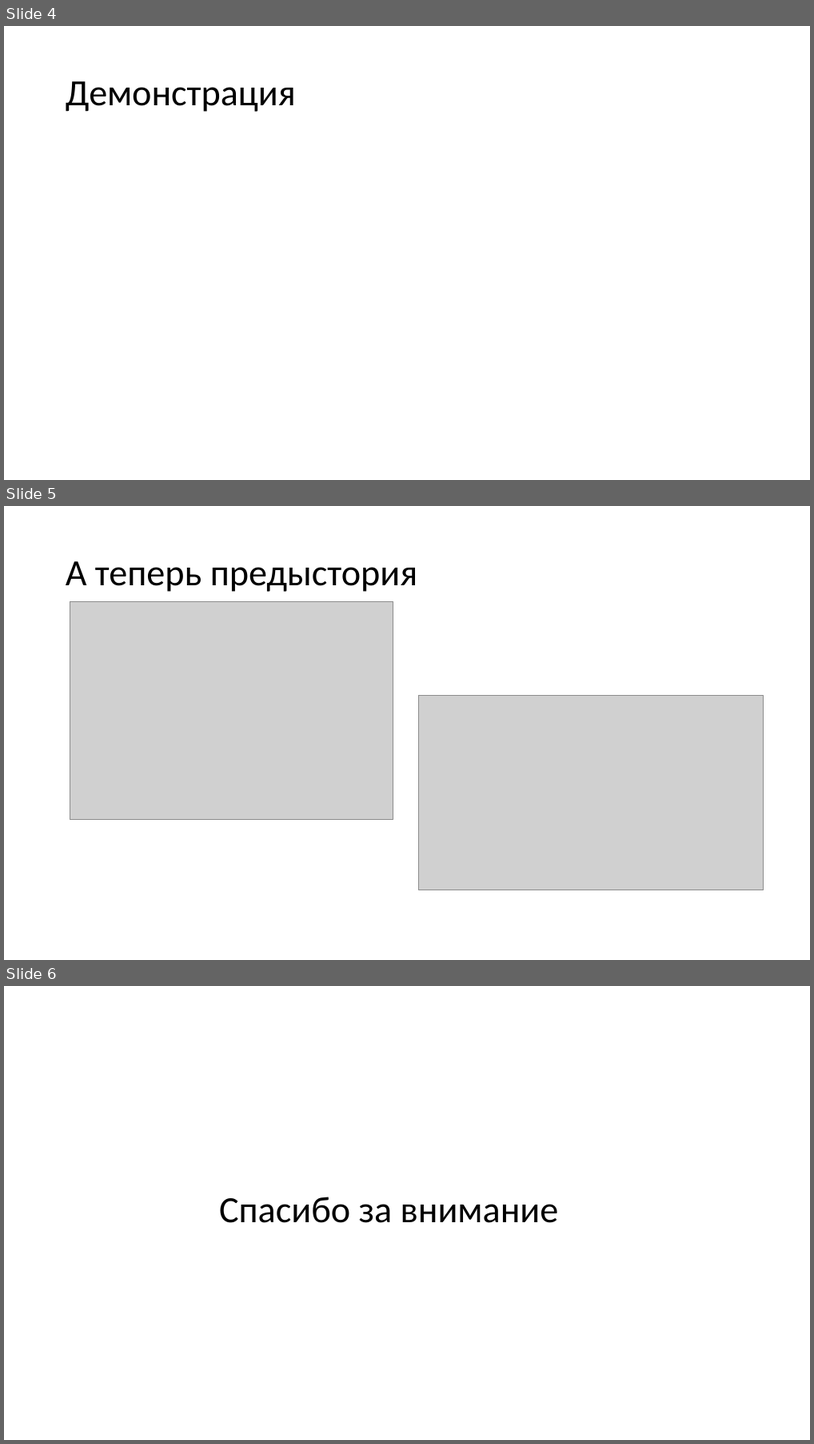
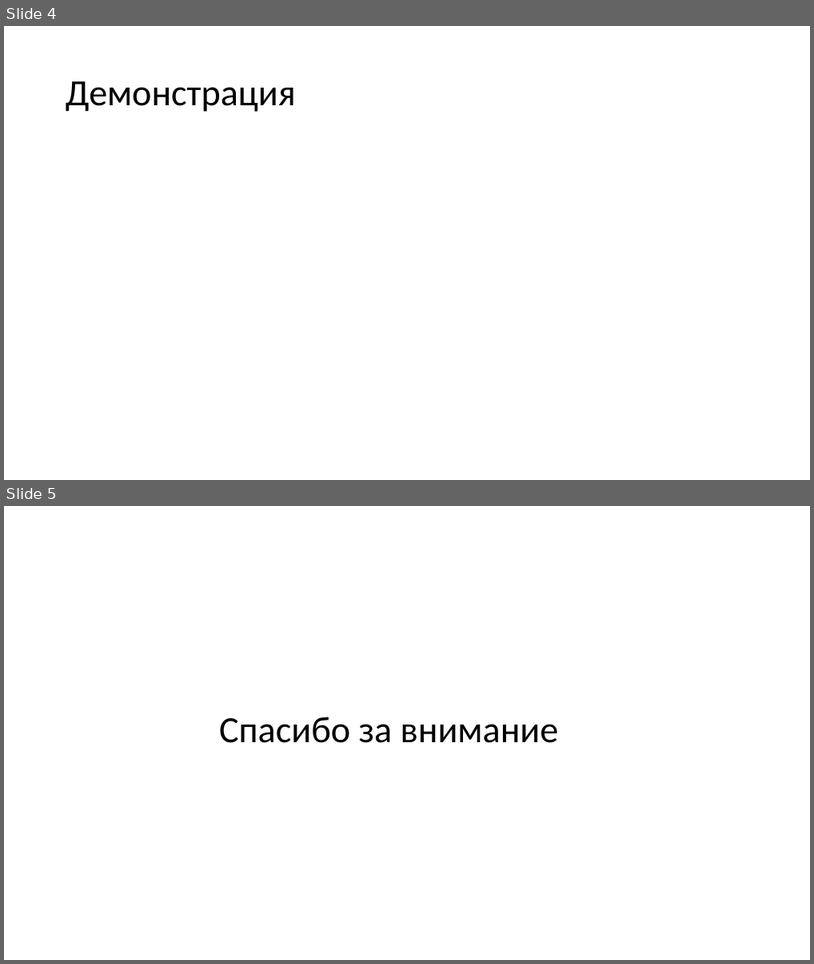
Before and after one commit to Crazy-Max-Blog/PyBooksMarket, a slide deck: docs/presentation.pptx. Shown one above the other, each under a label of ours: slides 4, 5 and 6 before the commit, slides 4 and 5 after it. The pictures are 814x1444 and 814x964 pixels, drawn with LibreOffice and Linux fonts; fonts in the diff are those of the drawing; grey boxes stand for pictures. Boxes give left, top, right and bottom in pixels: in the first picture for what was removed or moved away, otherwise in the second. Text is boxed around its words. In the diff, an @@ line names an element or a change of style, - is before the commit and + after.

```diff
--- a/docs/presentation.pptx
+++ b/docs/presentation.pptx
@@ slide 5 removed at (4, 506, 810, 960), background #FFFFFF @@
@@ title removed at (66, 561, 418, 592) @@
-А теперь предыстория
@@ picture removed at (70, 601, 394, 820) @@
@@ picture removed at (419, 696, 764, 889) @@
@@ what was slide 6 is now slide 5 @@
```
Also in this commit, not shown: 1 slide changed.
